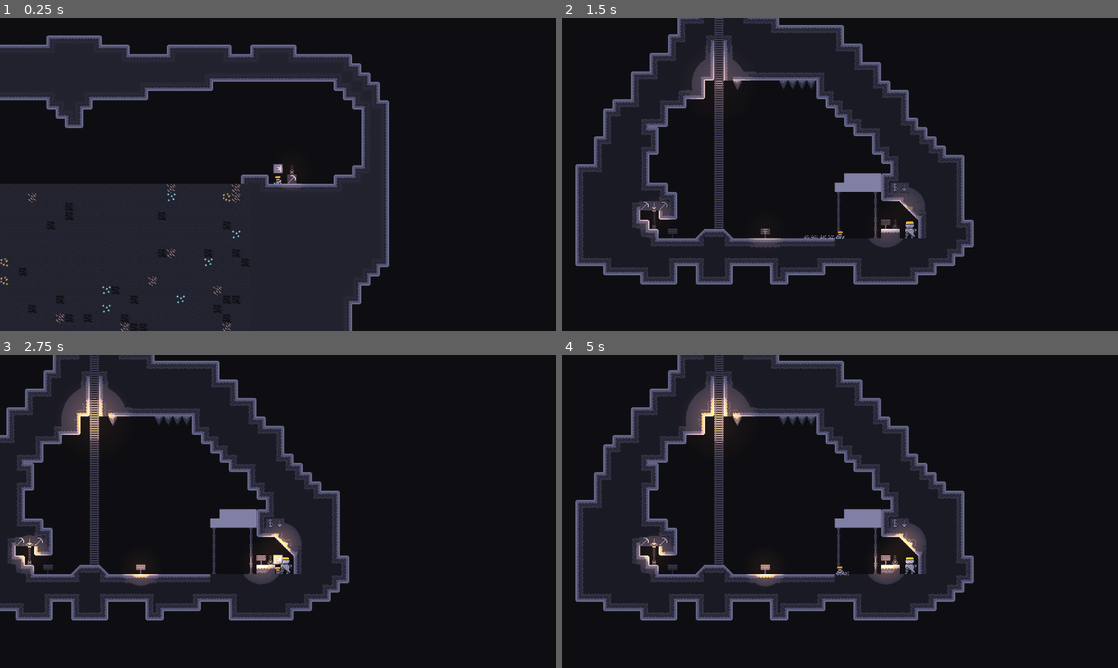
Above: before the commit, frames 1-4 (two rows, left to right).
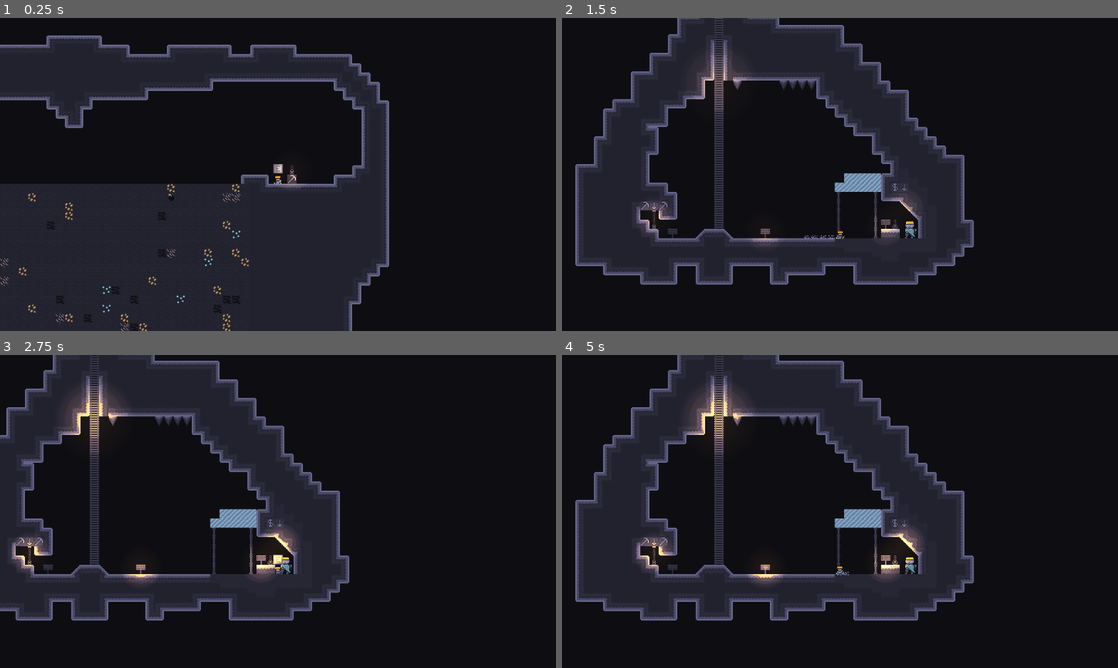
Above: after the commit, the same moments.

Repository: p4tk4n/UraniumMiner
Game: Godot game, scene res://scenes/mine.tscn
Two runs of this game, one before a commit and one after it. Both use one fixed random seed, a clock stepped at 60 frames per second and the inputs below. This scene is started directly instead of the project's main scene. The engine's default icon, where the game draws it, is replaced by a stand-in: a white triangle on a blue panel in a dark square.
Inputs (mouse positions are in pixels of both pictures, inside the frame that each line leads up to):
- Up to frame 1 (0.25 s): no input
- Up to frame 2 (1.5 s): move the mouse to (962, 158) at 0.52 s; hold D (player_right) from 0.53 s (still down); tap E (player_interact) at 0.6 s; tap Space (player_jump) at 0.77 s; move the mouse to (728, 190) at 1.27 s; tap Mouse wheel down (slot_down) at 1.35 s
- Up to frame 3 (2.75 s): tap Space (player_jump) at 1.52 s; move the mouse to (333, 442) at 2.02 s; release D (player_right) at 2.03 s; hold A (player_left) from 2.03 s (still down); tap Mouse wheel up (slot_up) at 2.1 s
- Up to frame 4 (5 s): move the mouse to (812, 574) at 2.77 s; release A (player_left) at 2.78 s; hold D (player_right) 2.78-4.28 s; right-click (812, 574) at 2.85 s; tap Space (player_jump) at 3.02, 3.77, 4.52 s; move the mouse to (1006, 558) at 3.52 s; tap E (player_interact) at 3.6 s; tap Tab (player_inventory) at 4.15 s; move the mouse to (673, 464) at 4.27 s; hold A (player_left) from 4.28 s (still down); tap Mouse wheel down (slot_down) at 4.35 s

The runs differ from the first frame. In frame 1, 0.6% of the frame differs, in the area x 0-56%, y 46-100%; in frame 2, 0.4%; in frame 3, 0.5%; in frame 4, 0.5%.

Commit message:
added chest tile, reworked world gen
Added the chest tile which will be a  "gambling" source of income/resources/upgrades
Reworked the tile weight world generating system so it doesn't have to be pre-sorted by tile rarity (higher weights), so it's simpler to add new tiles

Diff:
--- a/uranium_miner/scenes/mine.tscn
+++ b/uranium_miner/scenes/mine.tscn
@@ -155,6 +155,26 @@
 8:7/0/physics_layer_0/polygon_0/points = PackedVector2Array(-8, -8, 8, -8, 8, 8, -8, 8)
 9:7/0 = 0
 9:7/0/physics_layer_0/polygon_0/points = PackedVector2Array(-8, -8, 8, -8, 8, 8, -8, 8)
+0:8/0 = 0
+0:8/0/physics_layer_0/polygon_0/points = PackedVector2Array(-8, -8, 8, -8, 8, 8, -8, 8)
+1:8/0 = 0
+1:8/0/physics_layer_0/polygon_0/points = PackedVector2Array(-8, -8, 8, -8, 8, 8, -8, 8)
+2:8/0 = 0
+2:8/0/physics_layer_0/polygon_0/points = PackedVector2Array(-8, -8, 8, -8, 8, 8, -8, 8)
+3:8/0 = 0
+3:8/0/physics_layer_0/polygon_0/points = PackedVector2Array(-8, -8, 8, -8, 8, 8, -8, 8)
+4:8/0 = 0
+4:8/0/physics_layer_0/polygon_0/points = PackedVector2Array(-8, -8, 8, -8, 8, 8, -8, 8)
+5:8/0 = 0
+5:8/0/physics_layer_0/polygon_0/points = PackedVector2Array(-8, -8, 8, -8, 8, 8, -8, 8)
+6:8/0 = 0
+6:8/0/physics_layer_0/polygon_0/points = PackedVector2Array(-8, -8, 8, -8, 8, 8, -8, 8)
+7:8/0 = 0
+7:8/0/physics_layer_0/polygon_0/points = PackedVector2Array(-8, -8, 8, -8, 8, 8, -8, 8)
+8:8/0 = 0
+8:8/0/physics_layer_0/polygon_0/points = PackedVector2Array(-8, -8, 8, -8, 8, 8, -8, 8)
+9:8/0 = 0
+9:8/0/physics_layer_0/polygon_0/points = PackedVector2Array(-8, -8, 8, -8, 8, 8, -8, 8)
 
 [sub_resource type="TileSet" id="TileSet_ku5q0"]
 physics_layer_0/collision_layer = 1
--- a/uranium_miner/scripts/global.gd
+++ b/uranium_miner/scripts/global.gd
@@ -21,7 +21,7 @@
 var delta_cutout_size = 3.0
 
 var player_stats = {
-	"mining_speed": 2.0, #2.0 def
+	"mining_speed": 0, #2.0 def
 	"mining_fortune": 1 #1 def
 }
 
@@ -31,11 +31,12 @@
 var tile_weights = {
 	"rock": 1.0,
 	"coal": 0.085,
-	"iron": 0.03,
-	"gold": 0.02,
+	"iron": 0.025,
+	"gold": 0.05,
 	"diamond": 0.01,
 	"uranium": 0.0005,
-	"bomb": 0.002
+	"bomb": 0.002,
+	"chest": 0.0031
 }
 
 var scenes = {
@@ -54,7 +55,7 @@
 	"diamond": Vector2(0,5),
 	"uranium": Vector2(0,6),
 	"bomb": Vector2(0,7),
-	"barrier": Vector2(0,8)
+	"chest": Vector2(0,8)
 }
 
 var tile_icons = {
--- a/uranium_miner/scripts/mine.gd
+++ b/uranium_miner/scripts/mine.gd
@@ -11,20 +11,24 @@
 var tile_type
 var can_return
 
-var pickaxe_deco_atlas_pos = Vector2i(10,0)
-var lantern_deco_atlas_pos = Vector2i(15,1)
-var lantern_deco_world_pos = Vector2(68,-2)
-var pickaxe_deco_world_pos = Vector2(68,-1)
-var barrier_block_atlas_pos = Vector2(1,1)
+var pickaxe_deco_atlas_pos := Vector2i(10,0)
+var lantern_deco_atlas_pos := Vector2i(15,1)
+var lantern_deco_world_pos := Vector2(68,-2)
+var pickaxe_deco_world_pos := Vector2(68,-1)
+var barrier_block_atlas_pos := Vector2(1,1)
 
-var entrance_pos = Vector2(pickaxe_deco_world_pos.x - 1, pickaxe_deco_world_pos.y)
+var entrance_pos := Vector2(pickaxe_deco_world_pos.x - 1, pickaxe_deco_world_pos.y)
+
+var sorted_tile_weights := []
 
 func _ready() -> void:
 	self.name = "mine"
 	global.current_camera_offset = Vector2.ZERO
+	sort_tile_weights()
 	generate_mine_map()
 	mine_tilemap.name = "cave"
 	return_sign.name = "return_sign"
+
 
 func _unhandled_input(event: InputEvent) -> void:
 	if Input.is_action_just_pressed("ui_cancel"):
@@ -35,6 +39,13 @@
 
 	if Input.is_action_just_pressed("player_interact") and can_return:
 		SceneChanger.switch_scene(global.scenes["level"])
+
+func sort_tile_weights():
+	for tile_name in global.tile_weights:
+		if tile_name != "rock":
+			sorted_tile_weights.append([tile_name, global.tile_weights[tile_name]])
+
+	sorted_tile_weights.sort_custom(func(a,b): return a[1] < b[1])
 
 func spawn_player(spawn_position):
 	player = player_scene.instantiate()
@@ -49,20 +60,13 @@
 			var depth = float(y) / global.map_size.y #percent
 			var depth_increase = pow(depth, 0.5)
 			var chance = randf() * (1.0 - depth_increase * 0.8)
-			if chance < global.tile_weights["uranium"]:
-				tile_type = global.tiles.get("uranium")
-			elif chance < global.tile_weights["diamond"]:
-				tile_type = global.tiles.get("diamond")
-			elif chance < global.tile_weights.get("gold"):
-				tile_type = global.tiles.get("gold")
-			elif chance < global.tile_weights["bomb"]:
-				tile_type = global.tiles.get("bomb")
-			elif chance < global.tile_weights["iron"]:
-				tile_type = global.tiles.get("iron")
-			elif chance < global.tile_weights["coal"]:
-				tile_type = global.tiles.get("coal")
-			elif chance < global.tile_weights["rock"]:
-				tile_type = global.tiles.get("rock")
+			tile_type = global.tiles.get("rock")
+			for line in sorted_tile_weights:
+				var tile_name = line[0]
+				var weight = line[1]
+				if chance < weight:
+					tile_type = global.tiles.get(tile_name)
+					break
 
 			if x < 0 or x == global.map_size.x or y > global.map_size.y or (y < 0 and (x < 0 or x == global.map_size.x)):
 				tile_type = null
--- a/uranium_miner/scripts/player.gd
+++ b/uranium_miner/scripts/player.gd
@@ -286,18 +286,25 @@
 	var atlas_coords = tilemap.get_cell_atlas_coords(current_mining_tile)
 	var source_id = tilemap.get_cell_source_id(current_mining_tile)
 	var block_type = atlas_coords.y
-
 	var tile_name = global.tiles.find_key(Vector2(0,block_type))
+
 	if source_id != -1:
 		tilemap.set_cell(current_mining_tile, -1)
 		spawn_break_effect(current_mining_tile, block_type)
-		var item = global.item_resources[tile_name]
-		item.item_name = tile_name
-		item.quantity = global.drop_amount()
-		item.texture = global.tile_icons[tile_name]
-		if block_type == 7:
-			item.is_usable = true
-		inventory.insert(item,false)
+
+		if block_type == 8:
+			spawn_chest(current_mining_tile)
+		else:
+			var item = global.item_resources[tile_name]
+			item.item_name = tile_name
+			item.quantity = global.drop_amount()
+			item.texture = global.tile_icons[tile_name]
+			if block_type == 7:
+				item.is_usable = true
+			inventory.insert(item,false)
+
+func spawn_chest(pos):
+	print("Spawned a chest at ", str(pos))
 
 func spawn_break_effect(tile_pos: Vector2i, block_type: int):
 	var world_pos = tilemap.map_to_local(tile_pos)
Binary file changed: uranium_miner/sprites/cave_palette.png
Binary file added: uranium_miner/sprites/chest.png
Not shown, added: uranium_miner/sprites/chest.png.import
Binary file changed: uranium_miner/sprites/mine_spritesheet.png
Binary file changed: uranium_miner/sprites/shop_palette.png
